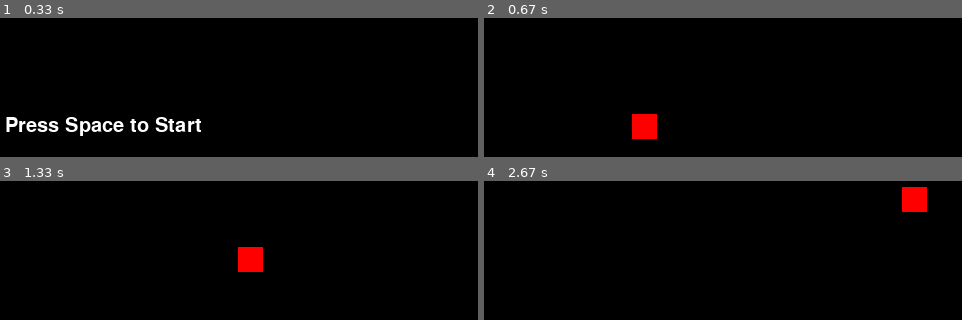
Above: before the commit, frames 1-4 (two rows, left to right).
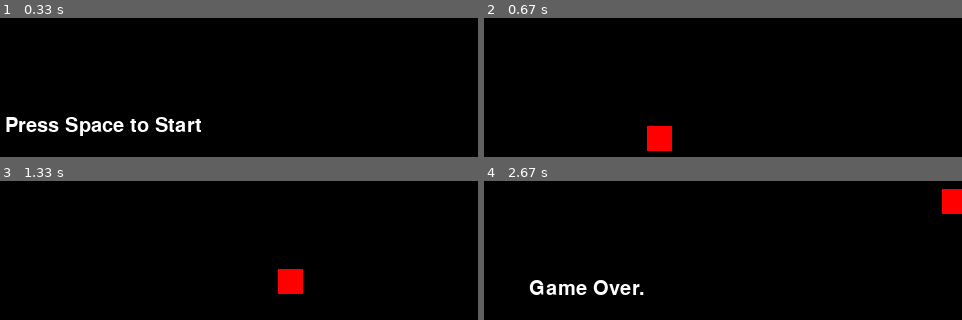
Above: after the commit, the same moments.

Repository: Dev-Chase/new_snake_pygame
Game: pygame game, started from main.py
The game is run twice, just before and just after one commit, with the same random seed, the same clock (stepped at 60 frames per second) and the same inputs.
Inputs:
- Up to frame 1 (0.33 s): no input
- Up to frame 2 (0.67 s): tap Space at 0.33 s
- Up to frame 3 (1.33 s): hold Right 0.67-1.13 s; tap Space at 0.73, 1.03, 1.23 s; hold Up from 1.17 s (still down)
- Up to frame 4 (2.67 s): tap Space at 1.53, 1.73, 2.03, 2.23, 2.53 s; release Up at 1.63 s; hold Right 1.67-2.13 s; hold Left from 2.17 s (still down)

Frame 1 is identical in both runs. In frame 2, 1.5% of the frame differs, in the area x 30-40%, y 69-96%; in frame 3, 1.9%; in frame 4, 2.9%, in the area x 9-100%, y 4-83%.

Commit message:
Temporary Solution

Diff:
--- a/cube.py
+++ b/cube.py
@@ -2,22 +2,25 @@
 
 
 class Cube(pygame.sprite.Sprite):
-    def __init__(self, pos, x_dir, y_dir, size=(25, 25)):
+    def __init__(self, pos, x_dir, y_dir, colour=player_colour, size=(tile_size, tile_size)):
         # Initializing Parent Class
         super().__init__()
 
         # Initializing Core Sprite Variables
         self.image = pygame.Surface(size)
-        self.image.fill(player_colour)
-        self.rect = self.image.get_rect(center=pos)
+        self.image.fill(colour)
+        self.rect = self.image.get_rect(topleft=pos)
         self.direction = pygame.math.Vector2(x_dir, y_dir)
 
     def update(self, keys):
         self.rect.x += move_speed * self.direction.x
         self.rect.y += move_speed * self.direction.y
 
+    # def change_dir(self, dir):
+    #     pass
+
     def on_tile(self):
-        if self.rect.x % self.rect.width == 0 and self.rect.y % self.rect.height == 0:
+        if self.rect.x % tile_size == 0 and self.rect.y % tile_size == 0:
             return True
         else:
             return False
--- a/main.py
+++ b/main.py
@@ -15,7 +15,7 @@
     screen = pygame.display.set_mode((W, H))
     display = pygame.Surface((W, H))
     offs = (0, 0)
-    # screen_shake = 0
+    screen_shake = 0
 
     # Text Variables
     font = pygame.font.SysFont('system', 30)
@@ -46,19 +46,26 @@
                 pygame.quit()
                 sys.exit()
 
+        # Start Screen
         if game_state == game_states["start"]:
             display.blit(start_text, start_text_rect.topleft)
+            if keys[pygame.K_SPACE]:
+                game_state = game_states["playing"]
+                begin_game_state(world_sprites, [snake.body])
+        # Playing Screen
         elif game_state == game_states["playing"]:
             snake.update(keys)
+            world_sprites.update(keys)
+            if snake.out_of_bounds():
+                game_state = game_states["game-over"]
+                begin_game_state(world_sprites, [snake.body])
+        # Game Over Screen
+        elif game_state == game_states["game-over"]:
+            display.blit(game_over_text, game_over_text_rect.topleft)
 
-        world_sprites.update(keys)
         world_sprites.draw(display)
 
         screen.blit(pygame.transform.scale(display, (W, H)), offs)
 
-        if keys[pygame.K_SPACE] and game_state == game_states["start"]:
-            game_state = game_states["playing"]
-            begin_game_state(world_sprites, [snake.body])
-
         pygame.display.update()
-        clock.tick(60)
+        clock.tick(40)
--- a/settings.py
+++ b/settings.py
@@ -23,7 +23,8 @@
 fg_colour = colours['white']
 player_colour = colours['red']
 
-move_speed = 3
+tile_size = 25
+move_speed = 5
 
 game_states = {
     "start": 0,
--- a/snake.py
+++ b/snake.py
@@ -5,30 +5,31 @@
 class Snake:
     def __init__(self):
         # Creating Snake Variables
-        self.head = Cube((W//2, H//2), 1, 0)
+        self.head = Cube((tile_size*(W//2//tile_size), tile_size*(H//2//tile_size)), 1, 0)
         self.body = pygame.sprite.Group(self.head)
 
         self.direction = pygame.math.Vector2(1, 0)
 
     def update(self, keys):
-        if keys[pygame.K_LEFT] and not self.direction.x == 1:
-            self.direction.x = -1
-            self.direction.y = 0
-        elif keys[pygame.K_RIGHT] and not self.direction.x == -1:
-            self.direction.x = 1
-            self.direction.y = 0
-        elif keys[pygame.K_UP] and not self.direction.y == 1:
-            self.direction.x = 0
-            self.direction.y = -1
-        elif keys[pygame.K_DOWN] and not self.direction.y == -1:
-            self.direction.x = 0
-            self.direction.y = 1
+        if self.head.on_tile():
+            if keys[pygame.K_LEFT] and not self.direction.x == 1:
+                self.direction.x = -1
+                self.direction.y = 0
+            elif keys[pygame.K_RIGHT] and not self.direction.x == -1:
+                self.direction.x = 1
+                self.direction.y = 0
+            elif keys[pygame.K_UP] and not self.direction.y == 1:
+                self.direction.x = 0
+                self.direction.y = -1
+            elif keys[pygame.K_DOWN] and not self.direction.y == -1:
+                self.direction.x = 0
+                self.direction.y = 1
 
         # Insert for loop to Change Body Directions
         self.head.direction = self.direction
 
     def out_of_bounds(self):
-        if self.head.rect.x < 0 or self.head.rect.x > W or self.head.rect.y < 0 or self.head.rect.y > H:
+        if self.head.rect.left < 0 or self.head.rect.right > W or self.head.rect.top < 0 or self.head.rect.bottom > H:
             return True
         else:
             return False
